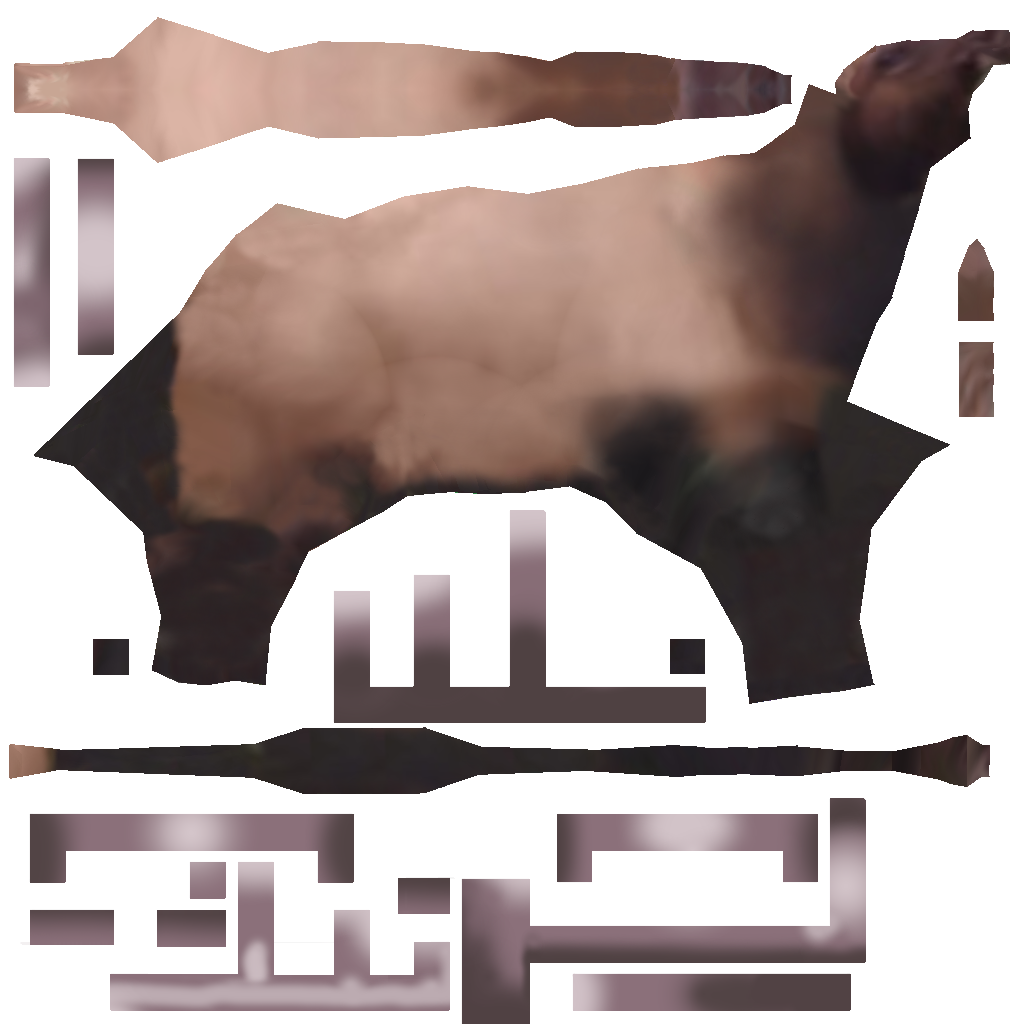
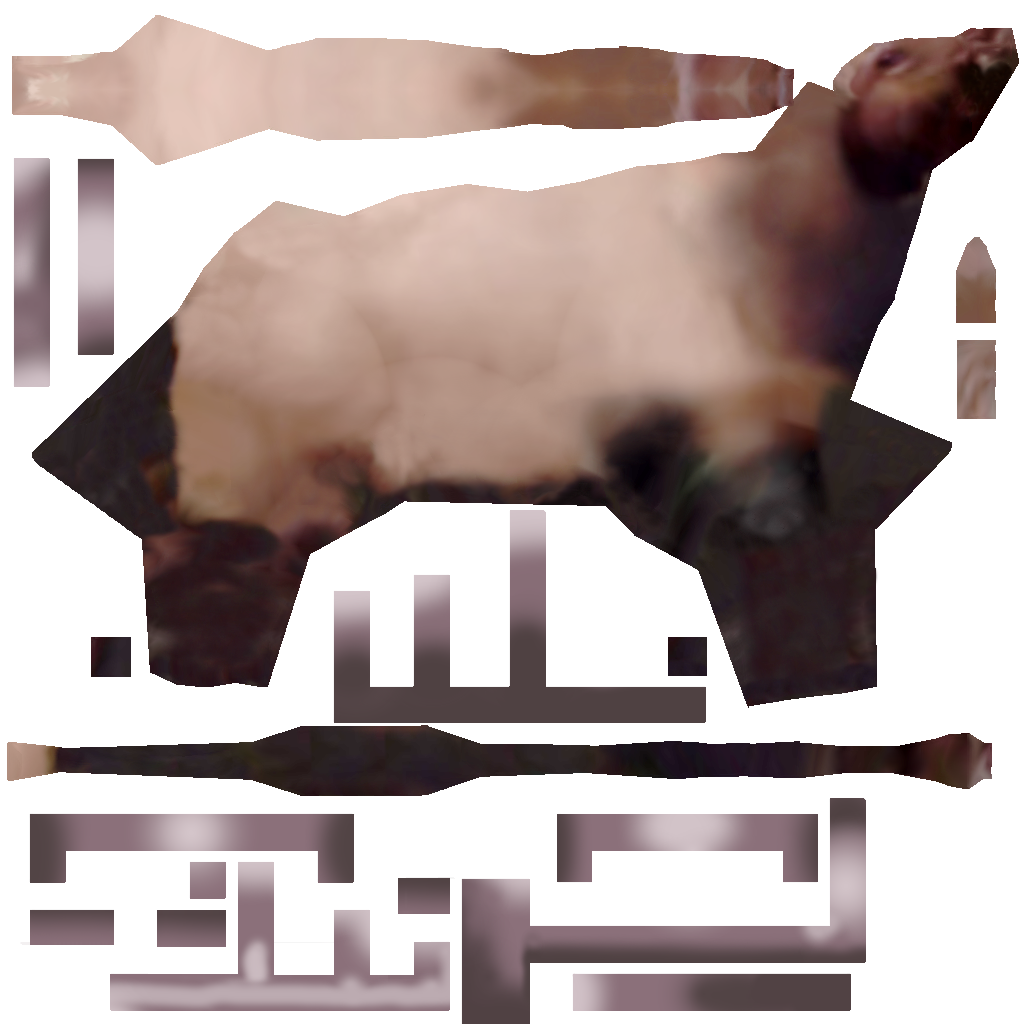
Comparing the layer stacks of the two 1024x1024 images. Changes:
added layer "Pasted Layer" above "Background" over box(7, 15, 1019, 796)
